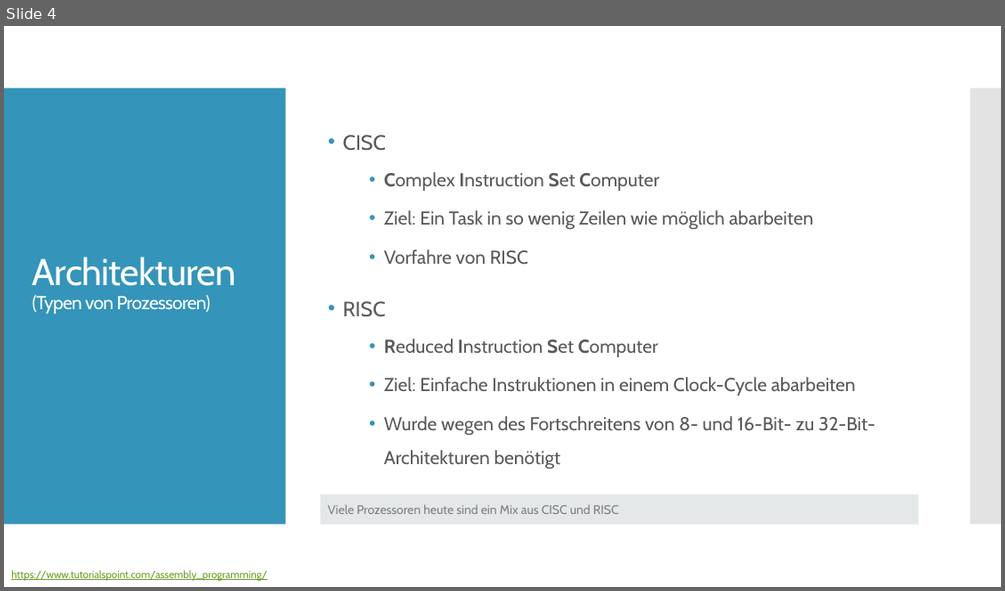
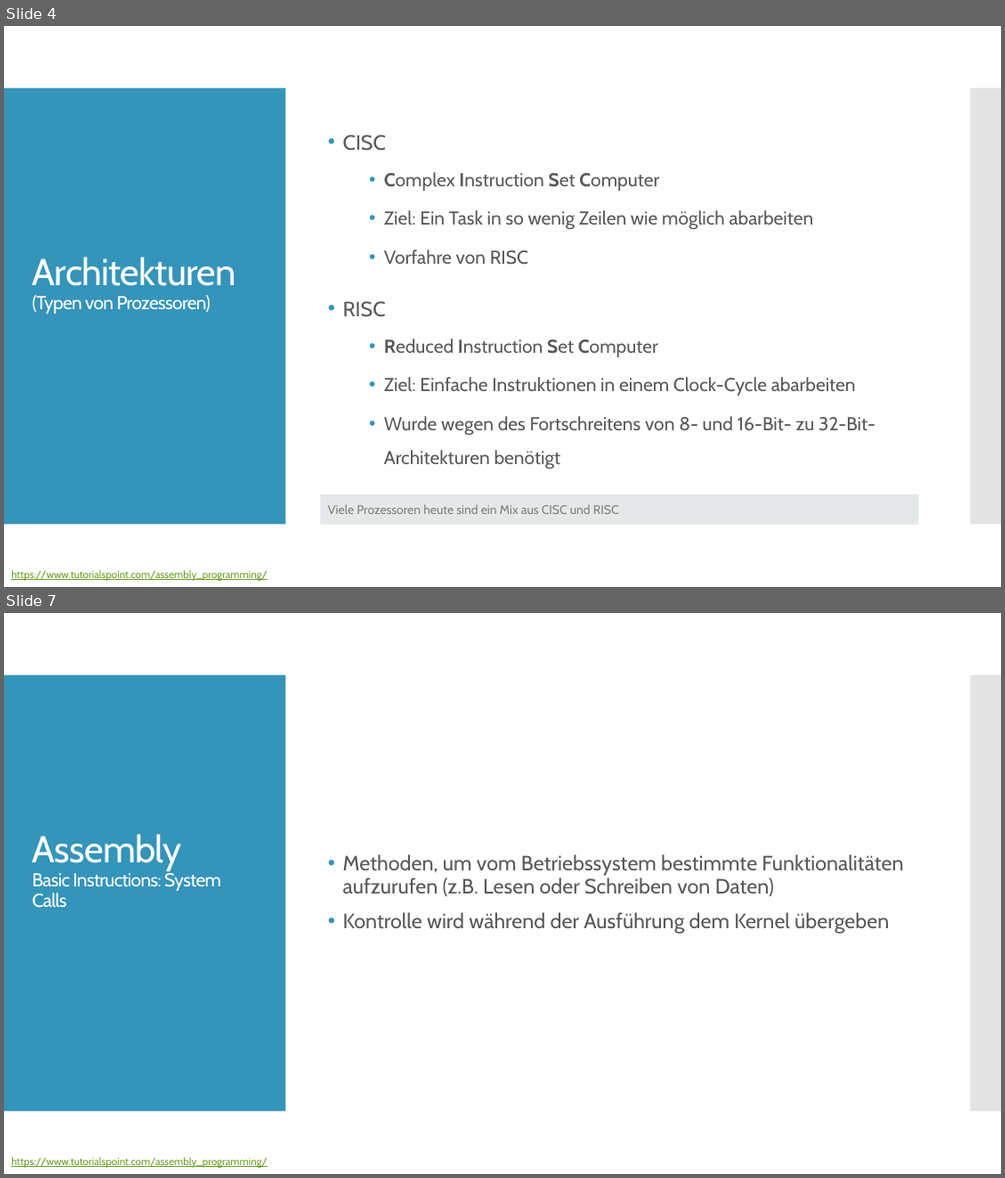
Before and after one commit to christopherchristensen/assembler, a slide deck: docs/ppt/presentation-v.1.pptx. Shown one above the other, each under a label of ours: slide 4 before the commit, slides 4 and 7 after it; the slides between them are not shown. The pictures are 1005x591 and 1005x1178 pixels, drawn with LibreOffice and Linux fonts; fonts in the diff are those of the drawing. Boxes give left, top, right and bottom in pixels: in the first picture for what was removed or moved away, otherwise in the second. Text is boxed around its words. In the diff, an @@ line names an element or a change of style, - is before the commit and + after.

```diff
--- a/docs/ppt/presentation-v.1.pptx
+++ b/docs/ppt/presentation-v.1.pptx
@@ slide 7 added at [4, 613, 1001, 1174], background #FFFFFF; not listed: 2 template elements that a slide beside it also shows @@
@@ title added at [32, 834, 221, 908], 18 pt, text #FFFFFF @@
+Assembly
+Basic Instructions: System Calls
@@ text added at [343, 854, 903, 933], 20 pt, text #595959 @@
+• Methoden, um vom Betriebssystem bestimmte Funktionalitäten aufzurufen (z.B. Lesen oder Schreiben von Daten)
+• Kontrolle wird während der Ausführung dem Kernel übergeben
@@ text added at [11, 1157, 267, 1167], 10 pt, text #6B9F25, underline @@
+https://www.tutorialspoint.com/assembly_programming/
```
Also in this commit, not shown: 6 slides changed, 1 other slide added, 1 other file.
